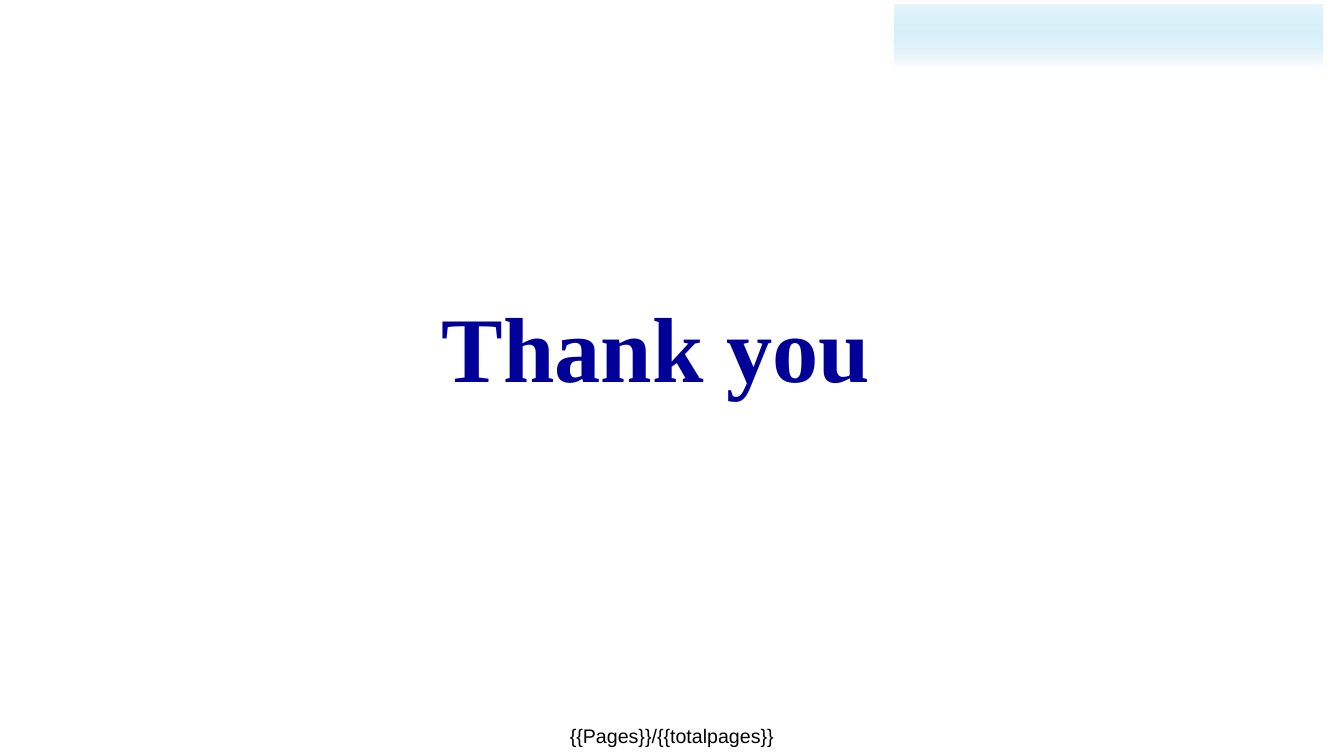
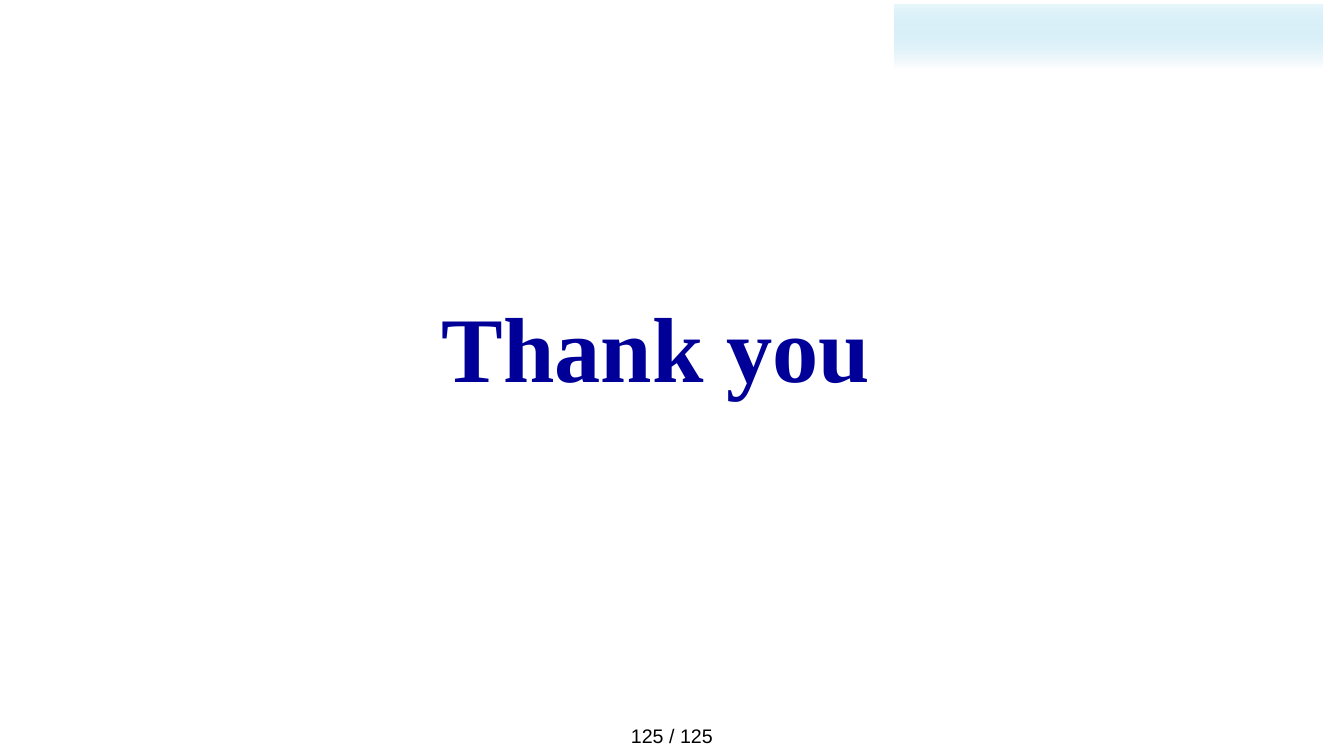
Before and after one commit to majialin-1995/paper_download, a slide deck: slide 9 of template.pptx. Drawn at 1344x756 pixels with LibreOffice and Linux fonts; fonts in the diff are those of the drawing; background and template pictures are left out. Boxes give left, top, right and bottom in pixels: in the first picture for what was removed or moved away, otherwise in the second. Text is boxed around its words. In the diff, an @@ line names an element or a change of style, - is before the commit and + after.

```diff
--- a/template.pptx
+++ b/template.pptx
@@ text at (x1=631, y1=729, x2=713, y2=744): text changed @@
-{{Pages}}/{{totalpages}}
+125 / 125
```
Also in this commit, not shown: 7 other slides changed, 2 other files.
